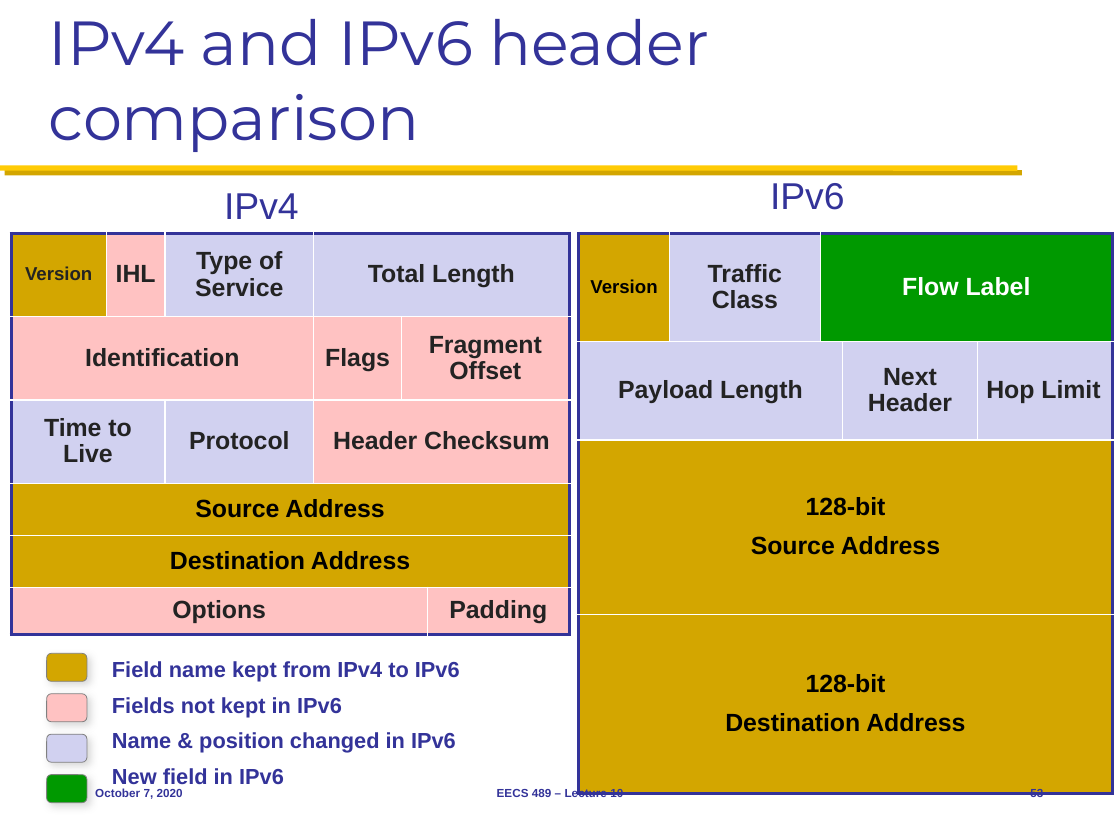
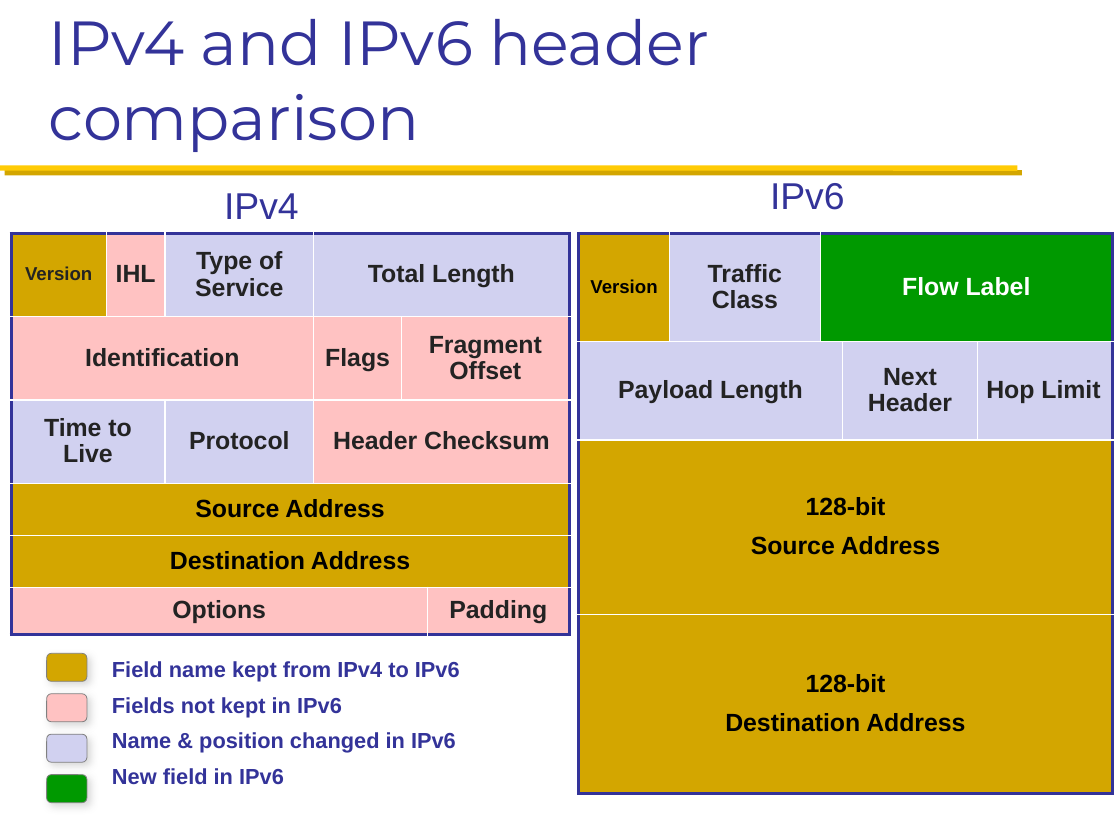
Before and after one commit to mosharaf/eecs489, a slide deck: slide 54 of Slides/100720.pptx (slide 53 before the commit). Drawn at 1120x840 pixels with LibreOffice and Linux fonts; fonts in the diff are those of the drawing. Boxes give left, top, right and bottom in pixels: in the first picture for what was removed or moved away, otherwise in the second. Text is boxed around its words. In the diff, an @@ line names an element or a change of style, - is before the commit and + after.

Commit message:
Updates to Oct 7 slides.

```diff
--- a/Slides/100720.pptx
+++ b/Slides/100720.pptx
@@ text removed at (x1=95, y1=788, x2=183, y2=799) @@
-October 7, 2020
@@ text removed at (x1=497, y1=788, x2=623, y2=800) @@
-EECS 489 – Lecture 10
@@ page number removed at (x1=1030, y1=788, x2=1043, y2=800) @@
-53
```
Also in this commit, not shown: 2 other slides changed, 1 slide added.
